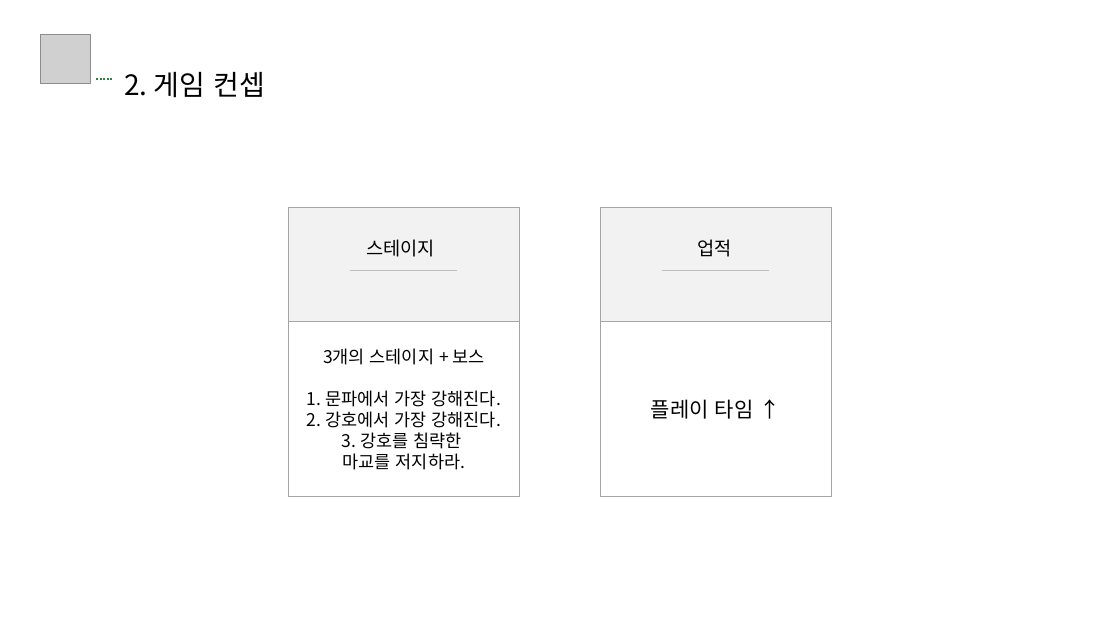
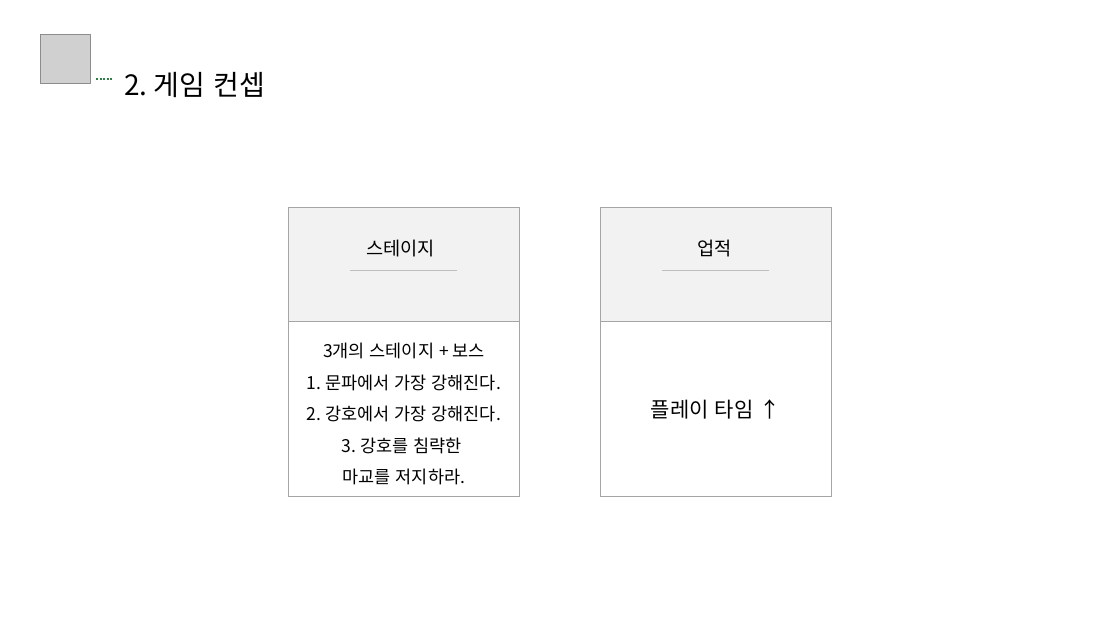
Before and after one commit to jk-Nam/Example_1stRepository, a slide deck: slide 7 of 게임 기획서 남준구.pptx. Drawn at 1120x630 pixels with LibreOffice and Linux fonts; fonts in the diff are those of the drawing; grey boxes stand for pictures. Boxes give left, top, right and bottom in pixels: in the first picture for what was removed or moved away, otherwise in the second. Text is boxed around its words. In the diff, an @@ line names an element or a change of style, - is before the commit and + after.

```diff
--- a/게임 기획서 남준구.pptx
+++ b/게임 기획서 남준구.pptx
@@ rectangle "3개의 스테이지 + 보스" at bbox=[289, 322, 520, 496]: line spacing 1 to 1.5 @@
```
Also in this commit, not shown: 14 other slides changed.
